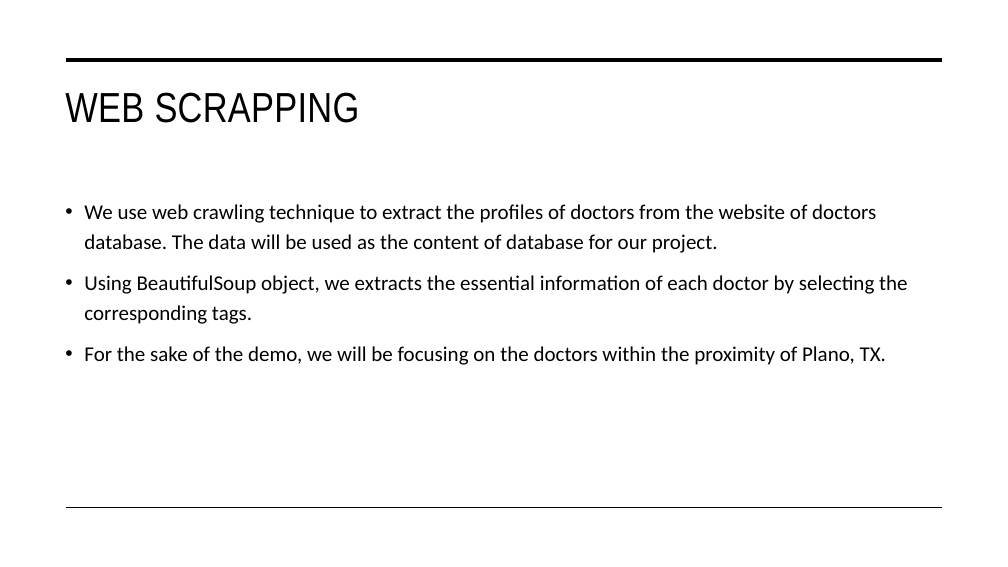
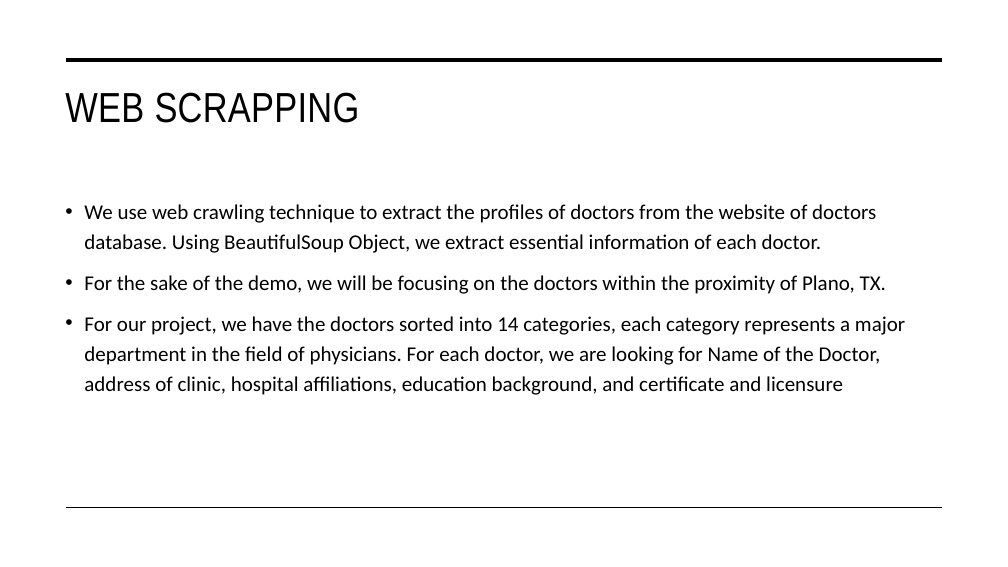
Before and after one commit to AndrewWooo/LLM_AI_Mavericks, a slide deck: slide 1 of webscrapping-doctorsProfile/WebScrapping.pptx (slide 2 before the commit). Drawn at 1008x567 pixels with LibreOffice and Linux fonts; fonts in the diff are those of the drawing. Boxes give left, top, right and bottom in pixels: in the first picture for what was removed or moved away, otherwise in the second. Text is boxed around its words. In the diff, an @@ line names an element or a change of style, - is before the commit and + after.

```diff
--- a/webscrapping-doctorsProfile/WebScrapping.pptx
+++ b/webscrapping-doctorsProfile/WebScrapping.pptx
@@ text at [84, 204, 876, 253]: text changed @@
-• We use web crawling technique to extract the profiles of doctors from the website of doctors database. The data will be used as the content of database for our project.
-• Using BeautifulSoup object, we extracts the essential information of each doctor by selecting the corresponding tags.
+• We use web crawling technique to extract the profiles of doctors from the website of doctors database. Using BeautifulSoup Object, we extract essential information of each doctor.
@@ text at [84, 316, 905, 395]: paragraph added @@
+• For our project, we have the doctors sorted into 14 categories, each category represents a major department in the field of physicians. For each doctor, we are looking for Name of the Doctor, address of clinic, hospital affiliations, education background, and certificate and licensure
```
Also in this commit, not shown: 2 slides removed.
